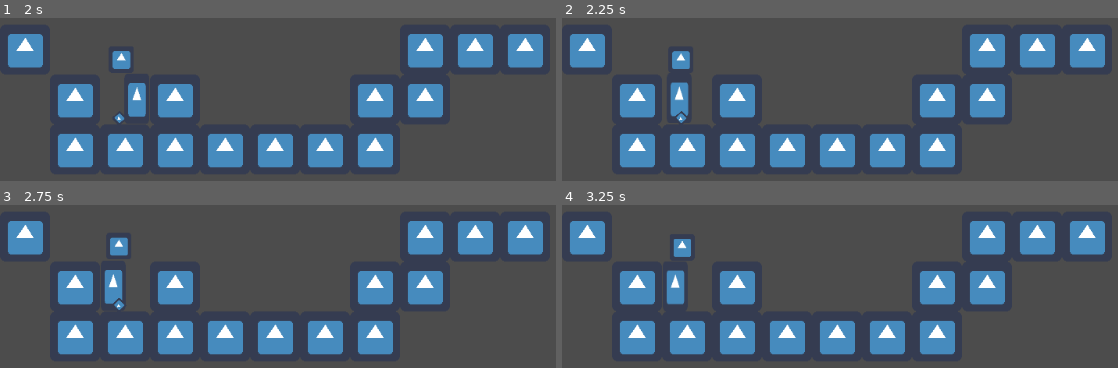
Above: before the commit, frames 1-4 (two rows, left to right).
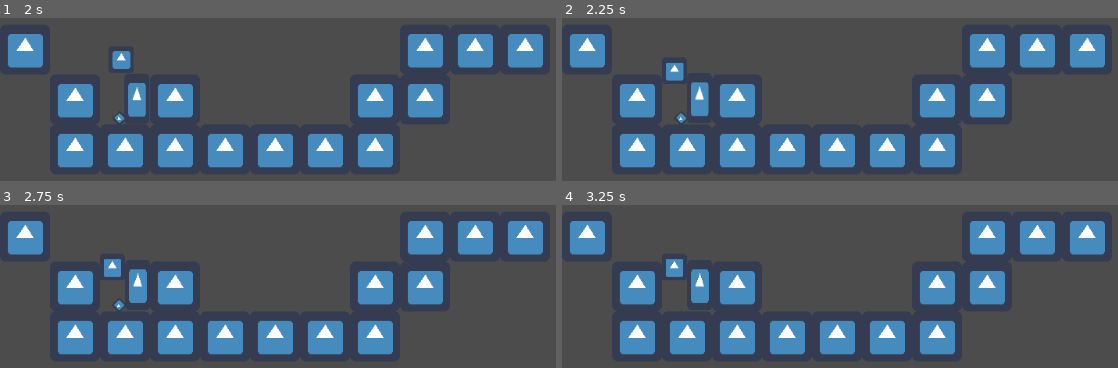
Above: after the commit, the same moments.

Repository: FavouredFool/special-disco
Game: Godot game, scene res://Scenes/Main.tscn
The game is run twice, just before and just after one commit, with the same random seed, the same clock (stepped at 60 frames per second) and the same inputs. The engine's default icon, where the game draws it, is replaced by a stand-in: a white triangle on a blue panel in a dark square.
Inputs (mouse positions are in pixels of both pictures, inside the frame that each line leads up to):
- Up to frame 1 (2 s): tap Enter at 0.5 s; move the mouse to (361, 102) at 0.52 s; hold D (move_right) from 0.53 s (still down); click (361, 102) at 0.67 s; tap Space (jump) at 0.77, 1.52 s; move the mouse to (outside the picture) at 1.27 s
- Up to frame 2 (2.25 s): move the mouse to (outside the picture) at 2.02 s; release D (move_right) at 2.03 s; hold A (move_left) from 2.03 s (still down)
- Up to frame 3 (2.75 s): keep holding A (move_left)
- Up to frame 4 (3.25 s): keep holding A (move_left); tap Space (jump) at 2.75, 3.02 s; move the mouse to (outside the picture) at 2.77 s; click (outside the picture) at 2.92 s

Frame 1 is identical in both runs. In frame 2, 1.9% of the frame differs, in the area x 18-27%, y 20-61%; in frame 3, 1.8%; in frame 4, 1.8%.

Commit message:
feat: Added Swap-Offset so dog doesnt get stuck

Diff:
--- a/Scenes/Main.tscn
+++ b/Scenes/Main.tscn
@@ -41,6 +41,7 @@
 [node name="Dog" parent="." instance=ExtResource( 4 )]
 position = Vector2( 275, 385 )
 ball_margin = 15.0
+_swap_offset = 15.0
 
 [node name="TileMap" type="TileMap" parent="." groups=["EnvCollider"]]
 tile_set = SubResource( 1 )
--- a/Scripts/DogScript.gd
+++ b/Scripts/DogScript.gd
@@ -11,11 +11,14 @@
 export var jump_strength: float = 1000
 export var gravity : float = 4500.0
 export var ball_margin : float = 5.0
+export var _swap_offset : float = 5.0
 
 var _direction : Vector2 = Vector2.RIGHT
 var _velocity : Vector2 = Vector2.ZERO
 var _desires_jump : bool
 var _jump_avaliable : bool
+var right = 1
+
 
 func _physics_process(delta:float) -> void:
 
@@ -25,9 +28,15 @@
 	if ballSpawner.ball_instance:
 		# determine x-direction
 		var distance_from_ball : float = (ballSpawner.ball_instance.position - position).length()
-		var right
+
 		if (distance_from_ball > ball_margin):
-			right = sign(ballSpawner.ball_instance.position.x - position.x)
+			if right == 1:
+				right = sign(ballSpawner.ball_instance.position.x - position.x + _swap_offset)
+			elif right == -1:
+				right = sign(ballSpawner.ball_instance.position.x - position.x - _swap_offset)
+			else:
+				right = sign(ballSpawner.ball_instance.position.x - position.x)
+
 		else:
 			right = 0
 
